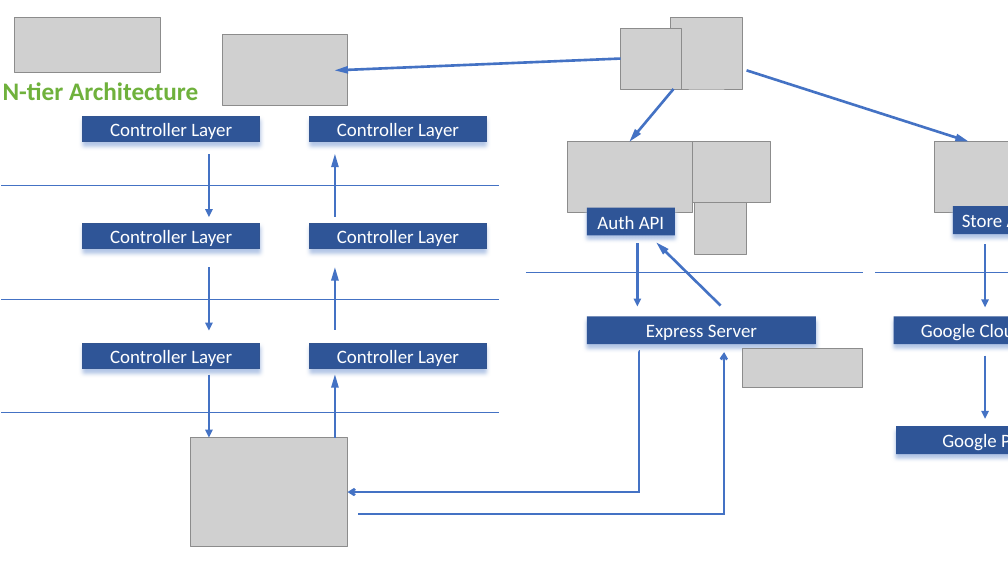
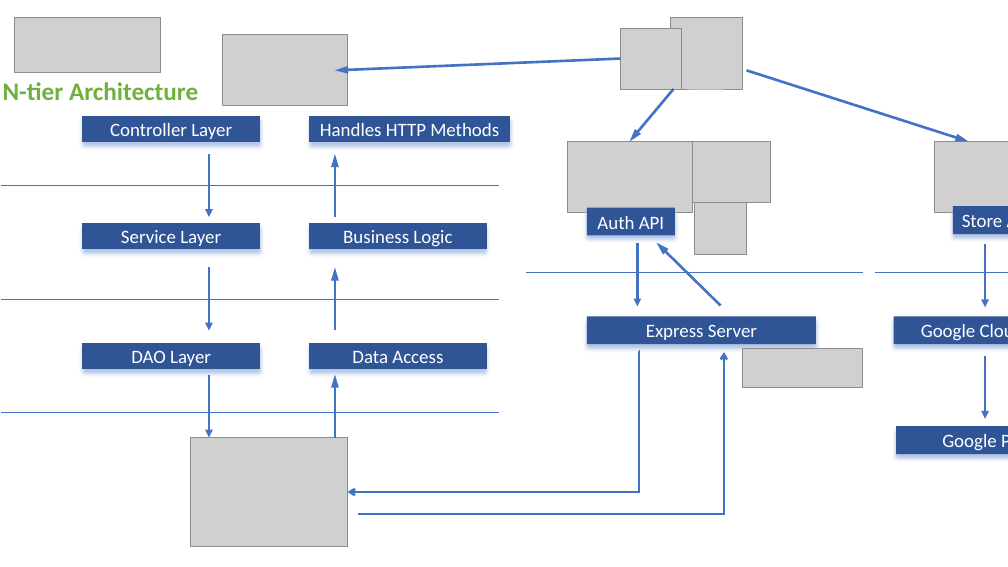
Before and after one commit to nguyensjsu/su18-202-got, a slide deck: slide 2 of Diagrams/ArchitectureDiagrams.pptx. Drawn at 1008x567 pixels with LibreOffice and Linux fonts; fonts in the diff are those of the drawing; grey boxes stand for pictures; background and template pictures are left out. Boxes give left, top, right and bottom in pixels: in the first picture for what was removed or moved away, otherwise in the second. Text is boxed around its words. In the diff, an @@ line names an element or a change of style, - is before the commit and + after.

Commit message:
Rest APIs via Spring Boot Architecture

```diff
--- a/Diagrams/ArchitectureDiagrams.pptx
+++ b/Diagrams/ArchitectureDiagrams.pptx
@@ rectangle "Handles HTTP Methods": place and size @@
-rectangle "Handles HTTP Methods" at (310, 116, 486, 141)
+rectangle "Handles HTTP Methods" at (310, 116, 510, 141)
@@ text in rectangle at (320, 123, 499, 136): text changed @@
-Controller Layer
+Handles HTTP Methods
@@ text in rectangle at (121, 230, 221, 246): text changed @@
-Controller Layer
+Service Layer
@@ text in rectangle at (343, 230, 452, 247): text changed @@
-Controller Layer
+Business Logic
@@ text in rectangle at (131, 350, 211, 366): text changed @@
-Controller Layer
+DAO Layer
@@ text in rectangle at (352, 351, 443, 363): text changed @@
-Controller Layer
+Data Access
```
